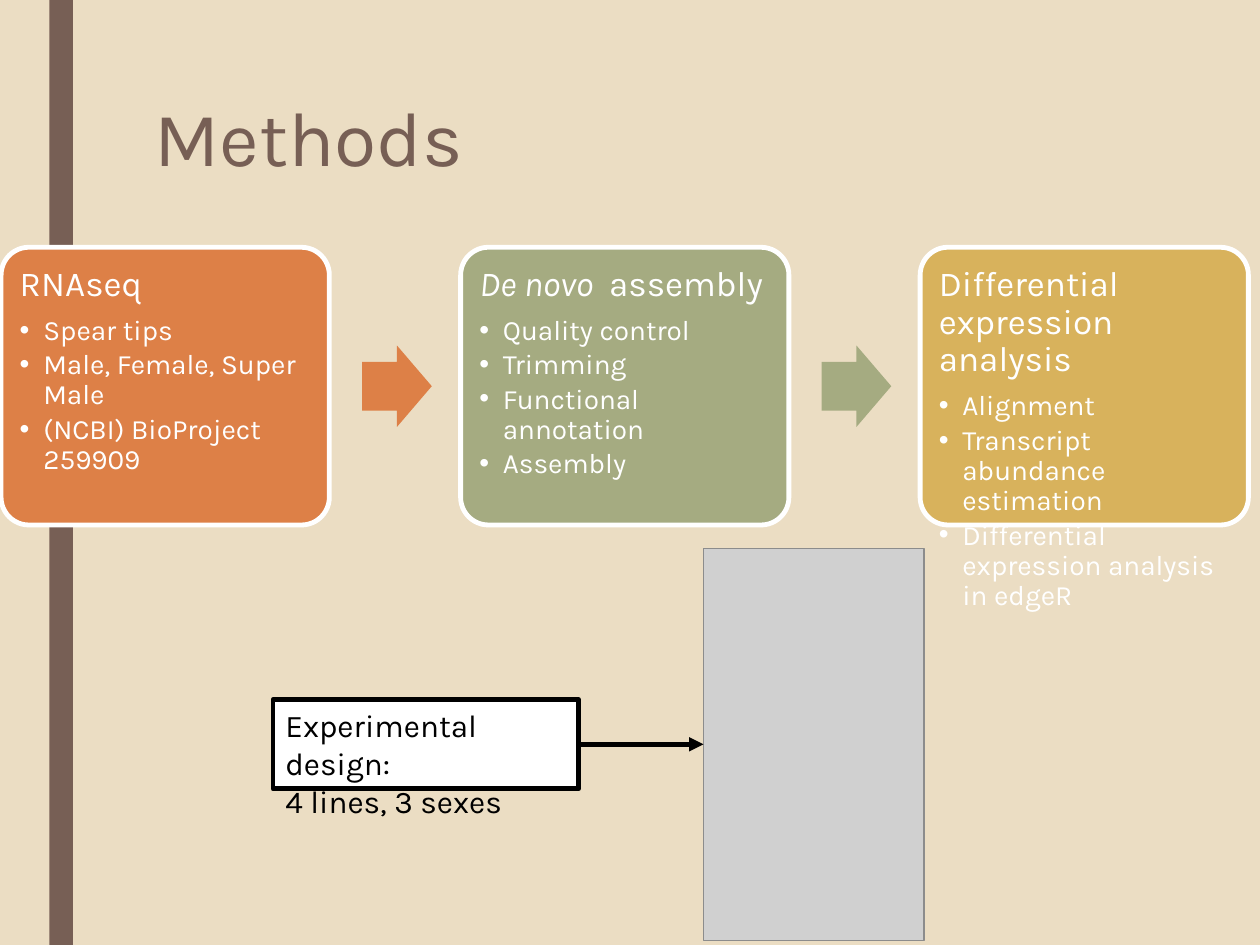
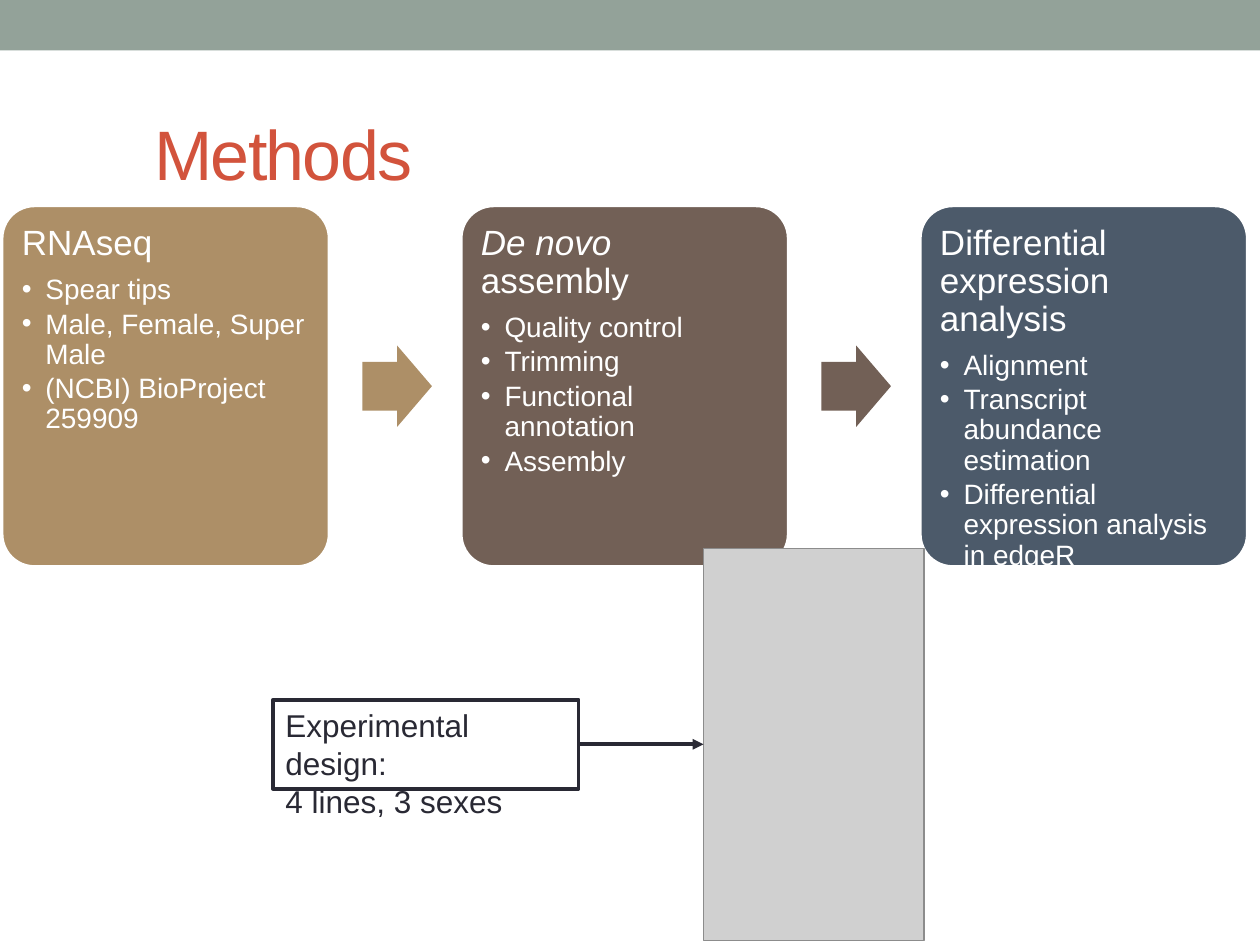
Before and after one commit to katholan/BCB546X-Spring2017_Valerin_final_project, a slide deck: slide 6 of asparagus.pptx. Drawn at 1260x945 pixels with LibreOffice and Linux fonts; fonts in the diff are those of the drawing; grey boxes stand for pictures. Boxes give left, top, right and bottom in pixels: in the first picture for what was removed or moved away, otherwise in the second. Text is boxed around its words. In the diff, an @@ line names an element or a change of style, - is before the commit and + after.

```diff
--- a/asparagus.pptx
+++ b/asparagus.pptx
@@ background #EBDDC3 to #FFFFFF @@
@@ rectangle added at [0, 0, 1260, 50], fill #93A299 @@
@@ rectangle removed at [49, 0, 73, 945] @@
@@ title "Methods" at [154, 129, 412, 181]: size 44 to 40 pt, font Karla to Arial, text colour #775F55 to #D2533C, letter spacing 0 to -1 pt; line spacing 0.89 to 1; vertical alignment top to middle @@
@@ rounded rectangle: place and size @@
-rounded rectangle at [1, 247, 330, 524]
+rounded rectangle at [1, 205, 329, 567]
@@ rounded rectangle at [1, 205, 329, 567]: fill #DD8047 to #AD8F67; outline #FFFFFF 2.75 pt to #FFFFFF 2.08 pt @@
@@ rounded rectangle: place and size @@
-rounded rectangle at [461, 247, 790, 524]
+rounded rectangle at [461, 205, 789, 567]
@@ rounded rectangle at [461, 205, 789, 567]: fill #A5AB81 to #726056; outline #FFFFFF 2.75 pt to #FFFFFF 2.08 pt @@
@@ rounded rectangle: place and size @@
-rounded rectangle at [920, 247, 1249, 524]
+rounded rectangle at [920, 205, 1247, 567]
@@ rounded rectangle at [920, 205, 1247, 567]: fill #D8B25C to #4C5A6A; outline #FFFFFF 2.75 pt to #FFFFFF 2.08 pt @@
@@ text "RNAseq": place and size @@
-text "RNAseq" at [20, 274, 295, 470]
+text "RNAseq" at [22, 231, 305, 428]
@@ text "De novo assembly": place and size @@
-text "De novo assembly" at [479, 272, 763, 480]
+text "De novo assembly" at [481, 231, 683, 476]
@@ font Karla to Arial in 3 elements at [22, 231, 305, 428], [481, 231, 683, 476], [940, 229, 1207, 570] @@
@@ text "Differential expression analysis": place and size @@
-text "Differential expression analysis" at [939, 272, 1119, 545]
+text "Differential expression analysis" at [940, 229, 1207, 570]
@@ right arrow at [363, 345, 432, 427]: fill #DD8047 to #AD8F67 @@
@@ right arrow at [822, 345, 891, 427]: fill #A5AB81 to #726056 @@
@@ rectangle "Experimental design:" at [273, 699, 580, 789]: font Karla to Arial, text colour #000000 to #292934; outline #000000 2.75 pt to #292934 2.08 pt @@
@@ arrow (578, 745) - (703, 745): stroke #000000 2.75 pt to #292934 2.08 pt @@
```
Also in this commit, not shown: 20 other slides changed, 1 slide added, 1 slide removed, 1 other file.
